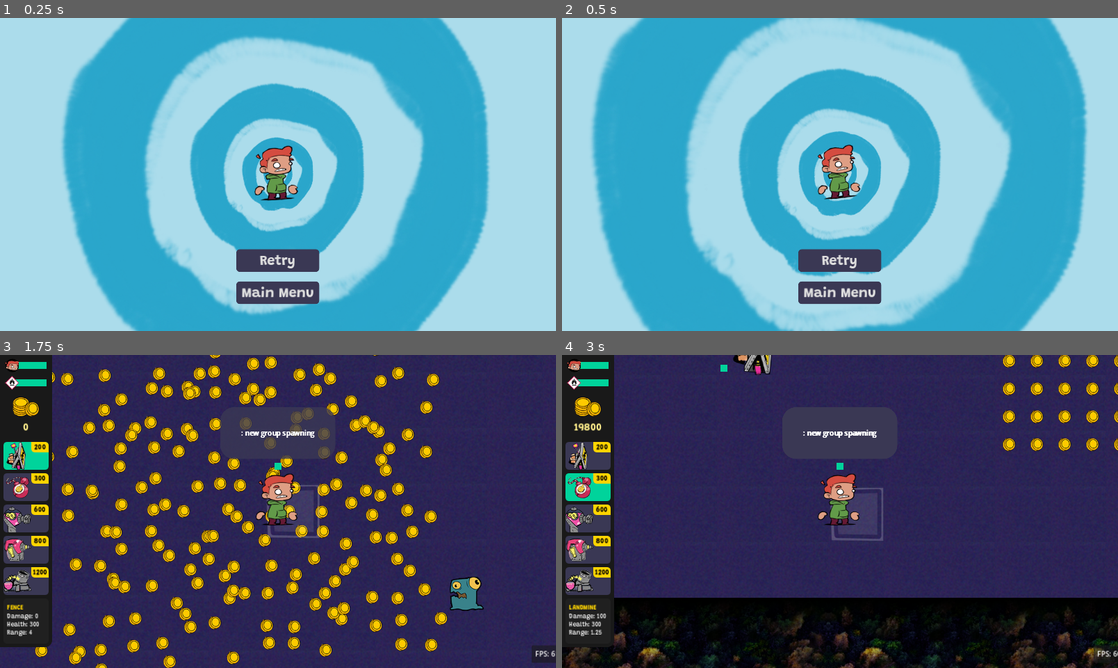
Above: before the commit, frames 1-4 (two rows, left to right).
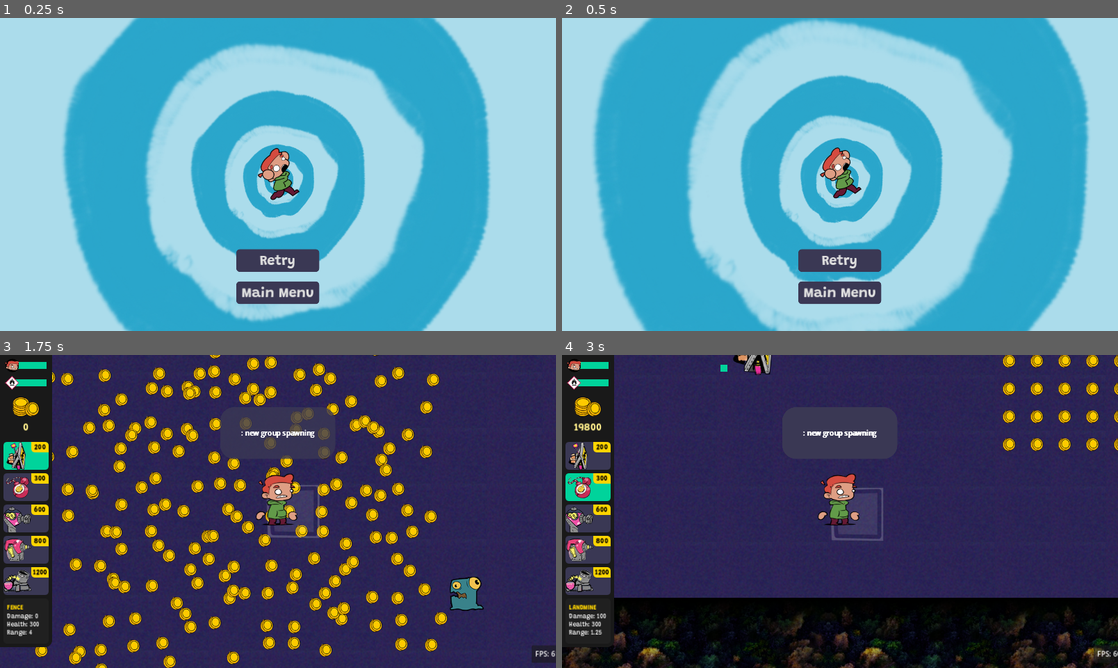
Above: after the commit, the same moments.

Repository: Slushie-Defense/Slushie
Game: Godot game, scene res://UserInterface/DeathScreen/DeathScreen.tscn
Two runs of this game, one before a commit and one after it. Both use one fixed random seed, a clock stepped at 60 frames per second and the inputs below. This scene is started directly instead of the project's main scene. Sound files missing from this copy of the repository are replaced by a short silence.
Inputs:
- Up to frame 1 (0.25 s): no input
- Up to frame 2 (0.5 s): no input
- Up to frame 3 (1.75 s): click "Retry" at 0.5 s; tap Enter (StartButton) at 1.25 s; hold Right (RightButton) from 1.28 s (still down); hold Space (ActionButton) from 1.28 s (still down)
- Up to frame 4 (3 s): release Right (RightButton) at 2.03 s; release Space (ActionButton) at 2.03 s; hold Down (DownButton) 2.03-2.78 s; tap Tab (SelectItemButton) at 2.1 s; hold Right (RightButton) from 2.78 s (still down); tap Enter (StartButton) at 2.85 s

The runs differ from the first frame. In frame 1, 9.7% of the frame differs, in the area x 11-89%, y 0-100%; in frame 2, 11%, in the area x 5-95%, y 0-100%; in frame 3, less than 0.1%; in frame 4, less than 0.1%.

Commit message:
Death Screen hooked up

Diff:
--- a/Autoload/Main.gd
+++ b/Autoload/Main.gd
@@ -1,13 +1,20 @@
 extends Node
 
+# Entities
 signal signal_add_player(player_node) # How we find the player
 signal signal_add_gas_station(gas_station_node) # How we find the gas station
 signal signal_add_camera(camera_node)
 
+# Money
 signal signal_update_coin_count(count)
 signal signal_purchase_failed()
+signal signal_selected_item_update(item_type)
+
+# Waves
 signal signal_wave_event(event_string)
-signal signal_selected_item_update(item_type)
+
+# End game events
+signal signal_player_died()
 signal signal_gas_station_destroyed()
 
 # Camera node
@@ -28,6 +35,15 @@
 	signal_add_gas_station.connect(_on_signal_add_gas_station)
 	signal_update_coin_count.connect(_update_coin_count)
 	process_mode = Node.PROCESS_MODE_ALWAYS
+	# Game over screen
+	signal_player_died.connect(_game_ended)
+
+
+func _game_ended():
+	get_tree().create_timer(5.0).timeout.connect(_go_to_death_scene)
+
+func _go_to_death_scene():
+	get_tree().change_scene_to_file("res://UserInterface/DeathScreen/DeathScreen.tscn")
 
 func _input(event):
 	if event.is_action_pressed("PauseButton"):
--- a/Entities/GasStation/GasStation.tscn
+++ b/Entities/GasStation/GasStation.tscn
@@ -29,4 +29,5 @@
 texture = ExtResource("1_n22cx")
 
 [node name="Healthbar" parent="." instance=ExtResource("2_kpqkr")]
+visible = false
 scale = Vector2(1, 1)
--- a/Entities/Player/Player.gd
+++ b/Entities/Player/Player.gd
@@ -25,6 +25,8 @@
 	Main.emit_signal("signal_add_player", self)
 	# Show build grid
 	building_manager.visible = show_build_grid
+	# Player dies if gas station dies
+	Main.signal_gas_station_destroyed.connect(_event_health_is_zero)
 
 # Called every frame
 func _physics_process(delta):
@@ -68,6 +70,7 @@
 		building_manager.add_structure()
 
 func _event_health_is_zero():
+	Main.emit_signal("signal_player_died")
 	call_deferred("queue_free")
 	print("Player died!")
 
--- a/Entities/Player/Player.tscn
+++ b/Entities/Player/Player.tscn
@@ -24,6 +24,7 @@
 texture = ExtResource("2_aqwo0")
 
 [node name="Healthbar" parent="." instance=ExtResource("3_4agde")]
+visible = false
 z_index = 11
 offset_top = -112.0
 offset_bottom = -80.0
--- a/UserInterface/DeathScreen/DeathScreen.gd
+++ b/UserInterface/DeathScreen/DeathScreen.gd
@@ -43,6 +43,7 @@
 # Called every frame. 'delta' is the elapsed time since the previous frame.
 func _physics_process(delta):
 	player_node.rotation_degrees -= player_rotation_speed * delta
+	player_node.position.x = camera_center.x + sin(player_node.rotation) * 16
 	player_node.position.y = camera_center.y + sin(player_node.rotation * 2) * 32
 	var player_scale = 1 + (sin(player_node.rotation * 2) * 0.25)
 	player_node.scale = Vector2(player_scale, player_scale)
@@ -58,6 +59,11 @@
 			if not portal_list[i] == null:
 				portal_list[i].scale = portal_list[i].scale * 1.01
 				portal_list[i].rotation_degrees += portal_spin_speed * delta
+				var oscillation : float = portal_list[i].rotation * 2
+				var portal_scale : float = portal_list[i].scale.x
+				portal_list[i].position.x = camera_center.x + (sin(oscillation) * 16)
+				portal_list[i].position.y = camera_center.y + (cos(oscillation) * 16)
+
 				if portal_list[i].scale.x > 9.0:
 					portal_list[i].queue_free()
 					pop_index = i
--- a/UserInterface/DeathScreen/DeathScreen.tscn
+++ b/UserInterface/DeathScreen/DeathScreen.tscn
@@ -1,7 +1,7 @@
 [gd_scene load_steps=5 format=3 uid="uid://bas7al55cr6oh"]
 
 [ext_resource type="Script" path="res://UserInterface/DeathScreen/DeathScreen.gd" id="1_tw5eq"]
-[ext_resource type="Texture2D" uid="uid://h5jlor6efxog" path="res://Sprites/Characters/Player/Player256x256.png" id="2_b8xvl"]
+[ext_resource type="Texture2D" uid="uid://b8eiyjunaiupr" path="res://Sprites/DeathScreen/stef_falling_legs.png" id="2_6mdx7"]
 [ext_resource type="Theme" uid="uid://crp0o88uid1pe" path="res://UserInterface/MainUserInterfaceTheme.tres" id="3_1kdl4"]
 
 [sub_resource type="StyleBoxFlat" id="StyleBoxFlat_v18lj"]
@@ -16,7 +16,7 @@
 
 [node name="Sprite2D" type="Sprite2D" parent="."]
 z_index = 5
-texture = ExtResource("2_b8xvl")
+texture = ExtResource("2_6mdx7")
 
 [node name="CenterContainer" type="CenterContainer" parent="."]
 custom_minimum_size = Vector2(1280, 0)
Binary file added: Sprites/DeathScreen/stef_falling.png
Not shown, added: Sprites/DeathScreen/stef_falling.png.import
Binary file added: Sprites/DeathScreen/stef_falling_legs.png
Not shown, added: Sprites/DeathScreen/stef_falling_legs.png.import
Not shown, changed: .DS_Store
